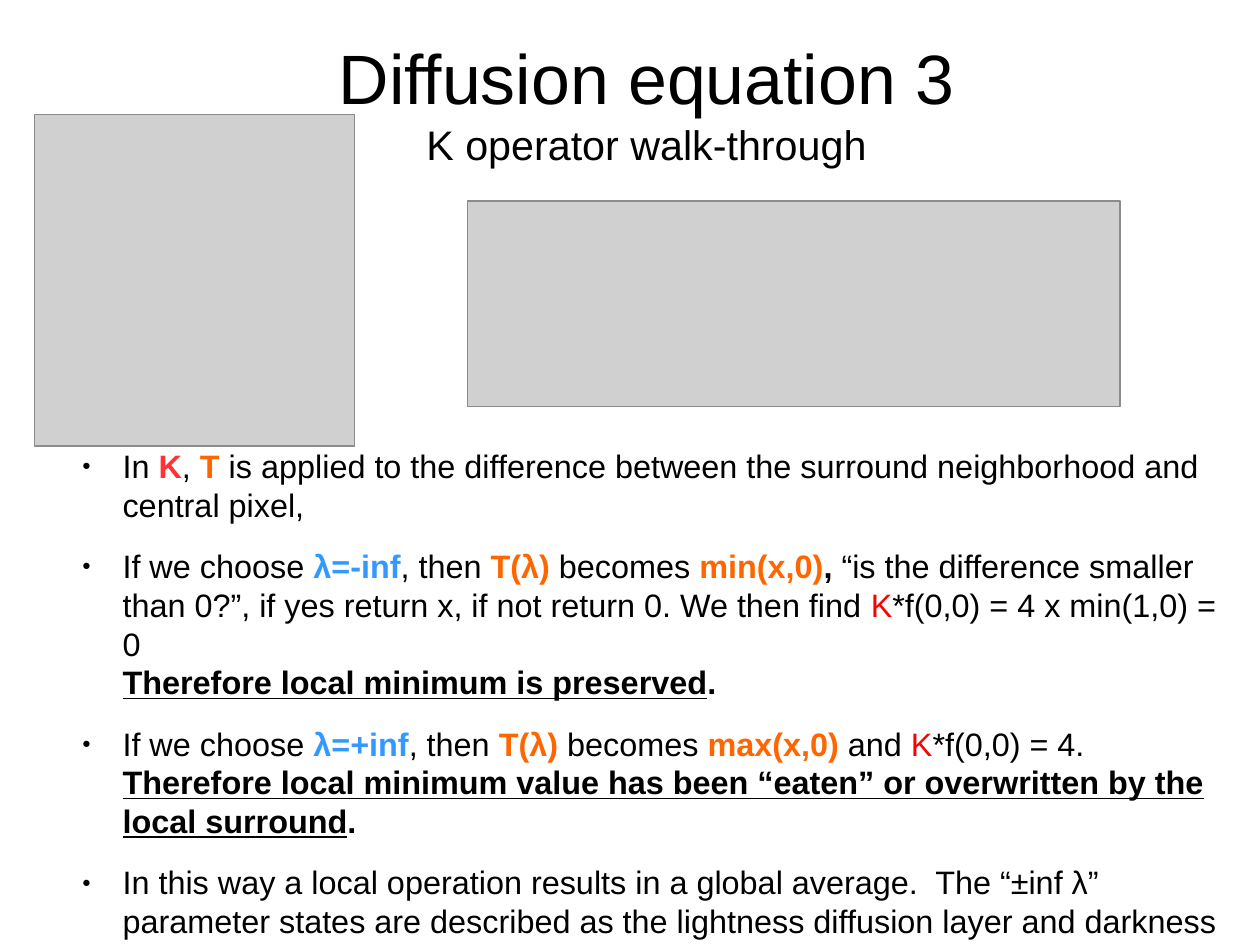
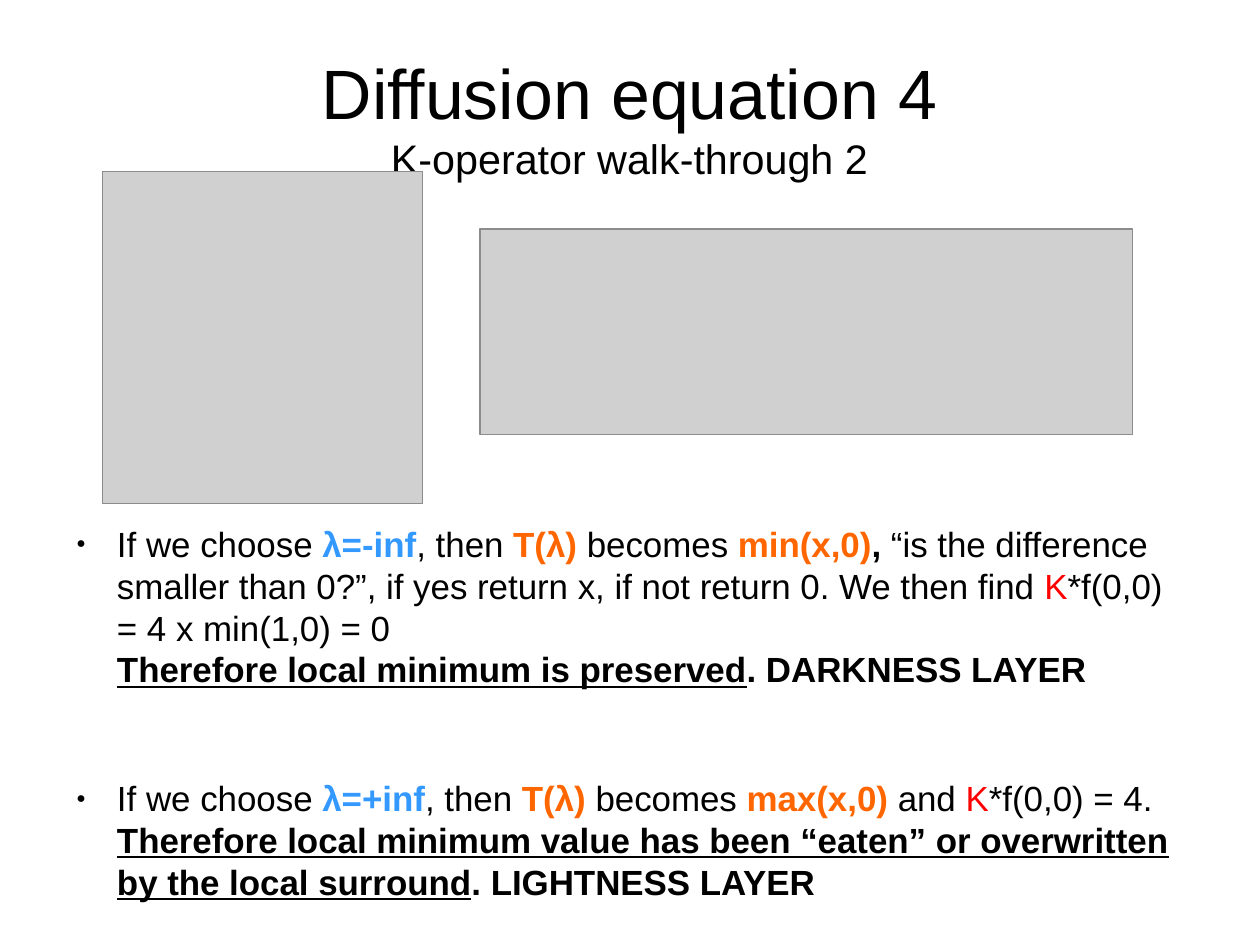
Before and after one commit to TUBvision/contAdapt_francis, a slide deck: slide 7 of Documents/Model descriptions/Dynamic normalization network presentation.odp (slide 6 before the commit). Drawn at 1260x945 pixels with LibreOffice and Linux fonts; fonts in the diff are those of the drawing; grey boxes stand for pictures. Boxes give left, top, right and bottom in pixels: in the first picture for what was removed or moved away, otherwise in the second. Text is boxed around its words. In the diff, an @@ line names an element or a change of style, - is before the commit and + after.

```diff
--- a/Documents/Model descriptions/Dynamic normalization network presentation.odp
+++ b/Documents/Model descriptions/Dynamic normalization network presentation.odp
@@ title at [322, 68, 937, 183]: text changed @@
-Diffusion equation 3
-K operator walk-through
+Diffusion equation 4
+K-operator walk-through 2
@@ picture: place and size @@
-picture at [34, 114, 354, 446]
+picture at [103, 172, 423, 503]
@@ picture: place and size @@
-picture at [468, 201, 1121, 407]
+picture at [480, 229, 1133, 434]
@@ text at [117, 530, 1168, 902]: text changed; size 20.4 to 22 pt; bold on @@
-● In K, T is applied to the difference between the surround neighborhood and central pixel,
-● If we choose λ=-inf, then T(λ) becomes min(x,0), “is the difference smaller than 0?”, if yes return x, if not return 0. We then find K*f(0,0) = 4 x min(1,0) = 0
-  Therefore local minimum is preserved.
-● If we choose λ=+inf, then T(λ) becomes max(x,0) and K*f(0,0) = 4.
-  Therefore local minimum value has been “eaten” or overwritten by the local surround.
-● In this way a local operation results in a global average. The “±inf λ” parameter states are described as the lightness diffusion layer and darkness diffusion layer
+● If we choose λ=-inf, then T(λ) becomes min(x,0), “is the difference smaller than 0?”, if yes return x, if not return 0. We then find K*f(0,0) = 4 x min(1,0) = 0
+  Therefore local minimum is preserved. DARKNESS LAYER
+● If we choose λ=+inf, then T(λ) becomes max(x,0) and K*f(0,0) = 4.
+  Therefore local minimum value has been “eaten” or overwritten by the local surround. LIGHTNESS LAYER
```
Also in this commit, not shown: 7 other slides changed, 1 slide added, 1 other file.
